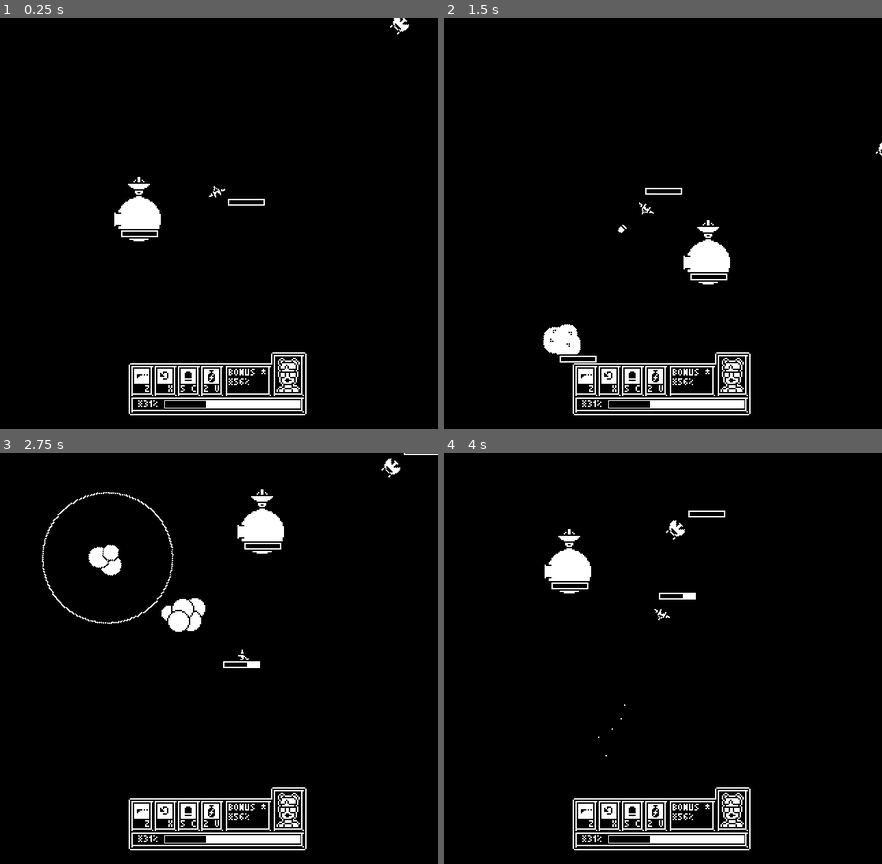
Above: before the commit, frames 1-4 (two rows, left to right).
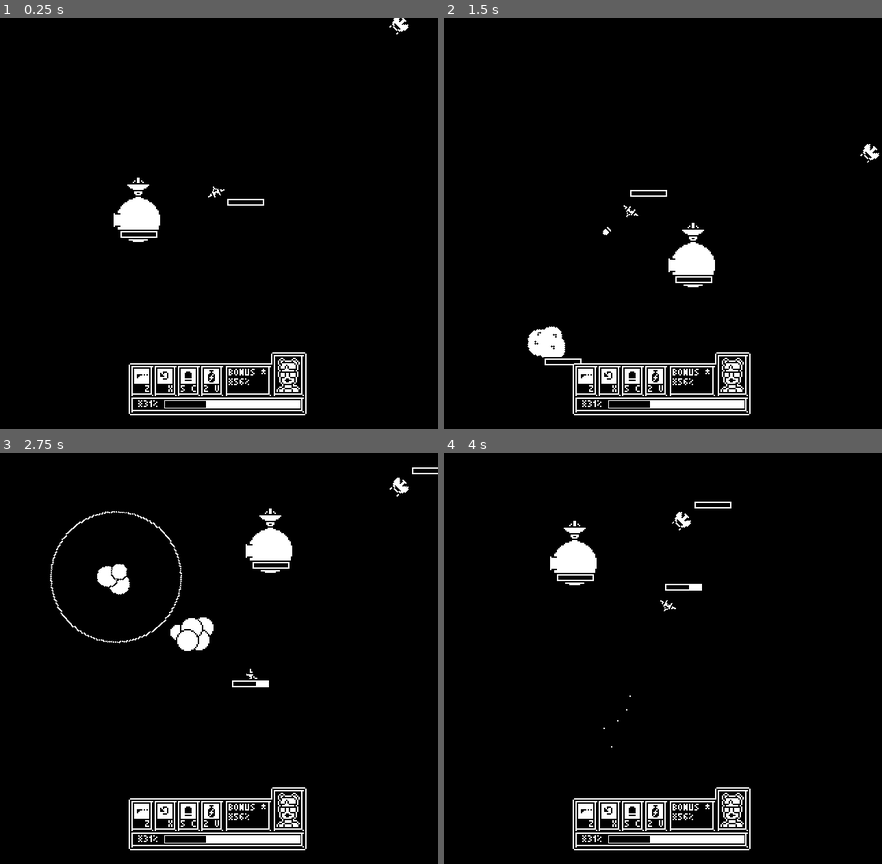
Above: after the commit, the same moments.

Repository: rthurmed/OrbitDefender
Game: Godot game, scene res://src/levels/Main.tscn
Same seed, same stepped clock (60 frames per second), same inputs: the game is played once before the commit and once after it. Sound files missing from this copy of the repository are replaced by a short silence.
Inputs:
- Up to frame 1 (0.25 s): no input
- Up to frame 2 (1.5 s): tap Z (shoot) at 0.6 s; tap C (bomb) at 1.35 s
- Up to frame 3 (2.75 s): tap Z (shoot) at 1.55, 2.3 s; hold Up (higher) from 2.03 s (still down)
- Up to frame 4 (4 s): release Up (higher) at 2.78 s; tap X (invert) at 2.85 s; tap Z (shoot) at 3.05, 3.8 s; hold Down (lower) from 3.53 s (still down)

The runs differ from the first frame. In frame 1, 0.2% of the frame differs, in the area x 25-94%, y 0-55%; in frame 2, 1.8%; in frame 3, 3.4%, in the area x 9-100%, y 0-57%; in frame 4, 1.1%.

Commit message:
Tweaked camera speed

Diff:
--- a/src/game/ship/Ship.gd
+++ b/src/game/ship/Ship.gd
@@ -12,6 +12,7 @@
 onready var gun = $RotatoryAxis/Spaceship/VisualInstance/Gun
 onready var rotatory_axis = $RotatoryAxis
 onready var bomb_shooter = $RotatoryAxis/Spaceship/VisualInstance/BombShooter
+onready var collision = $RotatoryAxis/Spaceship/CollisionShape2D
 
 signal inverting(inverted)
 signal died
@@ -60,5 +61,7 @@
 func _on_HealthModule_died():
 	set_process(false)
 	visual_instance.visible = false
+	gun.shooting = false
+	collision.disabled = true
 	ship.position.x = 0
 	emit_signal("died")
--- a/src/game/ship/Ship.tscn
+++ b/src/game/ship/Ship.tscn
@@ -96,6 +96,7 @@
 [node name="Camera2D" type="Camera2D" parent="RotatoryAxis/Spaceship"]
 current = true
 smoothing_enabled = true
+smoothing_speed = 3.0
 offset_v = 0.6
 
 [node name="AnimationPlayer" type="AnimationPlayer" parent="RotatoryAxis/Spaceship"]
--- a/src/levels/Main.tscn
+++ b/src/levels/Main.tscn
@@ -20,10 +20,10 @@
 
 [node name="SpawnAsteroids" parent="." instance=ExtResource( 4 )]
 
-[node name="WhenDeadGameOver" parent="." instance=ExtResource( 6 )]
-ship_path = NodePath("../Planet/Ship")
-state_ui_path = NodePath("../GameStateUI")
-
 [node name="PlayerHUD" parent="." instance=ExtResource( 5 )]
 
 [node name="GameStateUI" parent="." instance=ExtResource( 7 )]
+
+[node name="WhenDeadGameOver" parent="GameStateUI" instance=ExtResource( 6 )]
+ship_path = NodePath("../../Planet/Ship")
+state_ui_path = NodePath("..")
